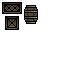
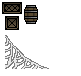
Layers edited between the first and the second 81×76 image:
added layer "Layer 9" (50%) above "Layer 3" over [5, 35, 49, 69]
